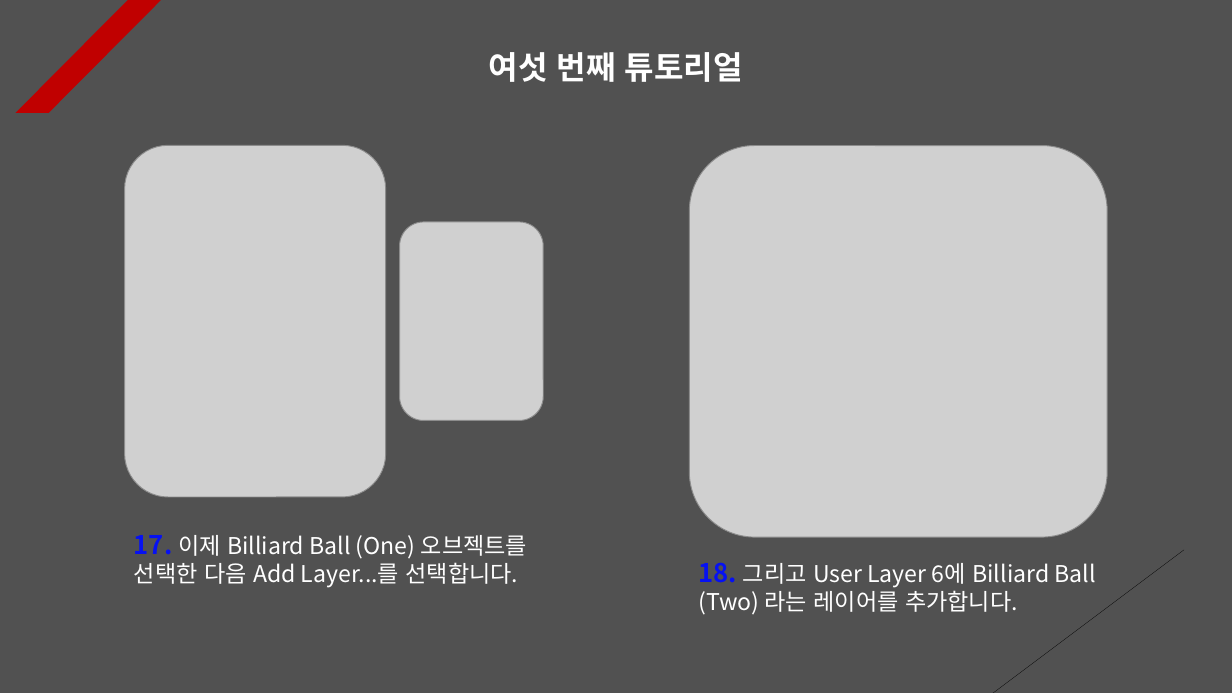
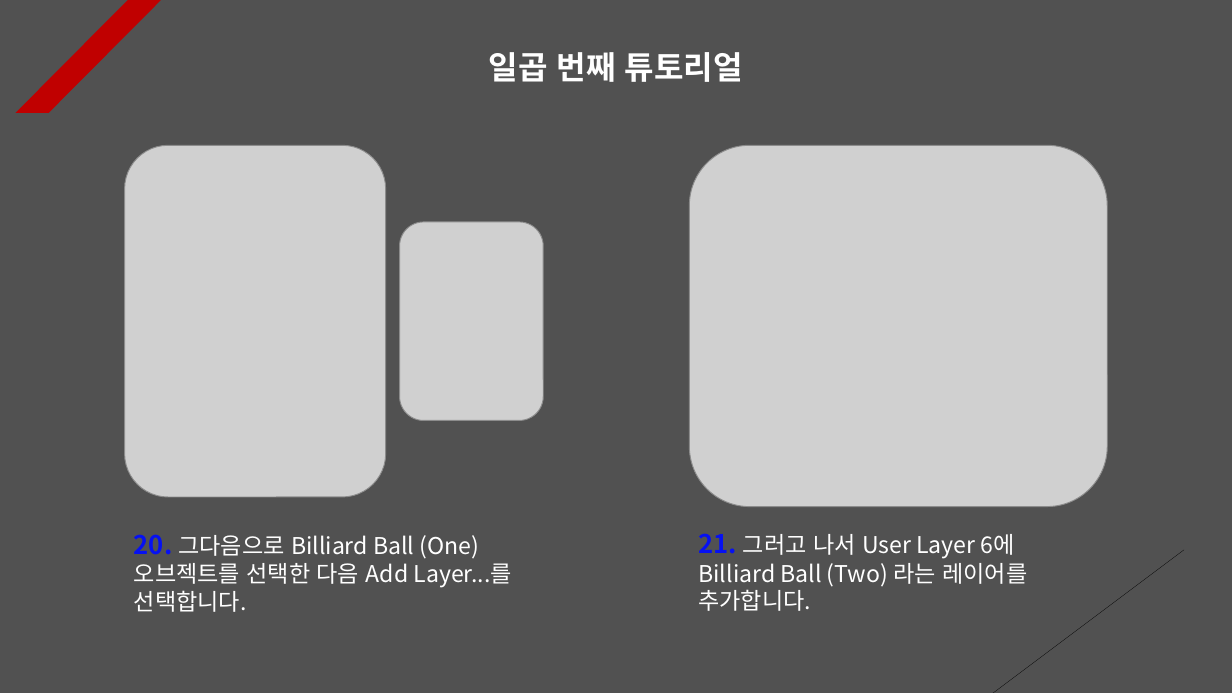
Before and after one commit to Unity2033/3D-UnityEngine, a slide deck: slide 7 of Assets/Physics/PPT Data/Physics Example.pptx (slide 6 before the commit). Drawn at 1232x693 pixels with LibreOffice and Linux fonts; fonts in the diff are those of the drawing; grey boxes stand for pictures. Boxes give left, top, right and bottom in pixels: in the first picture for what was removed or moved away, otherwise in the second. Text is boxed around its words. In the diff, an @@ line names an element or a change of style, - is before the commit and + after.

```diff
--- a/Assets/Physics/PPT Data/Physics Example.pptx
+++ b/Assets/Physics/PPT Data/Physics Example.pptx
@@ text at (x1=489, y1=52, x2=743, y2=82): text changed @@
-여섯 번째 튜토리얼
+일곱 번째 튜토리얼
@@ picture resized from (x1=689, y1=145, x2=1107, y2=537) to (x1=689, y1=145, x2=1107, y2=506) @@
@@ text at (x1=134, y1=534, x2=512, y2=612): text changed @@
-17. 이제 Billiard Ball (One) 오브젝트를 선택한 다음 Add Layer...를 선택합니다.
+20. 그다음으로 Billiard Ball (One) 오브젝트를 선택한 다음 Add Layer...를 선택합니다.
@@ text at (x1=698, y1=533, x2=1027, y2=611): text changed @@
-18. 그리고 User Layer 6에 Billiard Ball (Two) 라는 레이어를 추가합니다.
+21. 그러고 나서 User Layer 6에 Billiard Ball (Two) 라는 레이어를 추가합니다.
```
Also in this commit, not shown: 13 other slides changed, 2 slides added, 22 other files.
